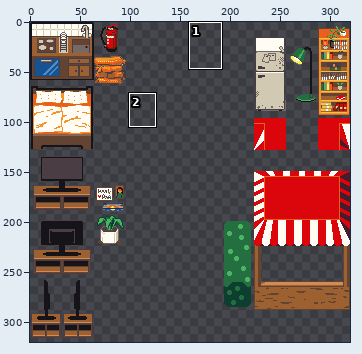
Pixel-art file, stored at godot/res/sprites/tilesets/furniture.aseprite. Above, an overview of the earlier version with the close-up marked.
Close-up. The starting point:
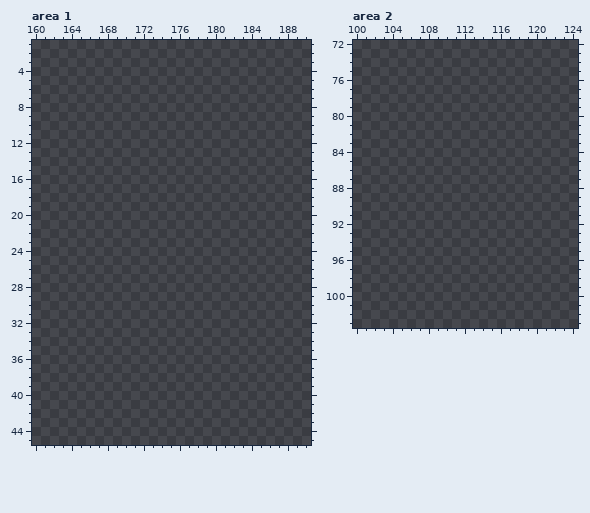
320x320 pixels, 1 frame. Shown: area 1: x 160..190, y 1..45; area 2: x 100..124, y 72..103. The commit also changed other parts of the picture, which this record leaves out.
Now the later version:
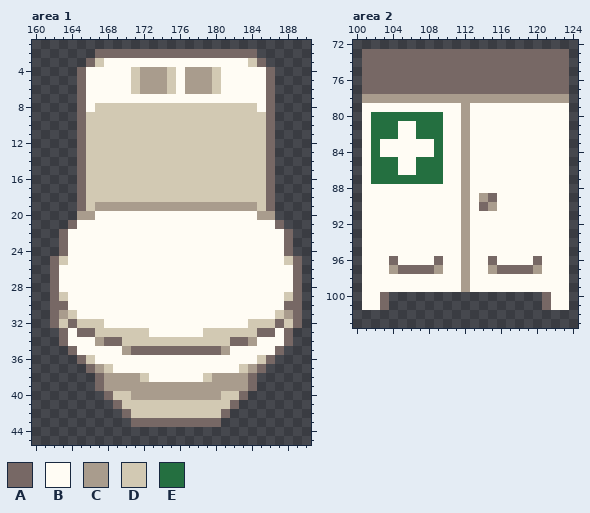
Palette (. is transparent): A #776865  B #fffcf4  C #a99c8d  D #d2c9b3  E #246f40
The exact change:
Area 1, layer "Layer":
y 2: x 167..184 .................. -> AAAAAAAAAAAAAAAAAA
y 3: x 166..185 .................... -> ADBBBBBBBBBBBBBBBBDA
y 4..6: x 165..186 ...................... -> ABBBBBDCCCDBCCCDBBBBBA
y 7: x 165..186 ...................... -> ABBBBBBBBBBBBBBBBBBBBA
y 8: x 165..186 ...................... -> ABDDDDDDDDDDDDDDDDDDBA
y 9..18: x 165..186 ...................... -> ADDDDDDDDDDDDDDDDDDDDA
y 19: x 165..186 ...................... -> ADCCCCCCCCCCCCCCCCCCDA
y 20: x 165..186 ...................... -> CCBBBBBBBBBBBBBBBBBBCC
y 21: x 164..187 ........................ -> ABBBBBBBBBBBBBBBBBBBBBBA
y 22..24: x 163..188 .......................... -> ABBBBBBBBBBBBBBBBBBBBBBBBA
y 25: x 162..189 ............................ -> ADBBBBBBBBBBBBBBBBBBBBBBBBDA
y 26..28: x 162..189 ............................ -> ABBBBBBBBBBBBBBBBBBBBBBBBBBA
y 29: x 162..189 ............................ -> ADBBBBBBBBBBBBBBBBBBBBBBBBDA
y 30: x 162..189 ............................ -> AABBBBBBBBBBBBBBBBBBBBBBBBAA
y 31: x 162..189 ............................ -> ACDBBBBBBBBBBBBBBBBBBBBBBDCA
y 32: x 162..189 ............................ -> ADADDDBBBBBBBBBBBBBBBBDDDADA
y 33: x 163..188 .......................... -> ABAADDDDDDBBBBBBDDDDDDAABA
y 34: x 163..188 .......................... -> ABBBCAADDDDDDDDDDDDAACBBBA
y 35: x 164..187 ........................ -> ABBBBBCAAAAAAAAAACBBBBBA
y 36: x 165..186 ...................... -> ADBBBBBBBBBBBBBBBBBBDA
y 37: x 166..185 .................... -> ACDBBBBBBBBBBBBBBDCA
y 38: x 167..184 .................. -> ACCCCDBBBBBBDCCCCA
y 39: x 167..184 .................. -> ACCCCCCCCCCCCCCCCA
y 40: x 168..183 ................ -> ADDCCCCCCCCCCDDA
y 41: x 169..182 .............. -> ADDDDDDDDDDDDA
y 42: x 170..181 ............ -> ADDDDDDDDDDA
y 43: x 171..180 .......... -> AAAAAAAAAA
Area 2, layer "Layer":
y 73..77: x 101..123 ....................... -> AAAAAAAAAAAAAAAAAAAAAAA
y 78: x 101..123 ....................... -> CCCCCCCCCCCCCCCCCCCCCCC
y 79: x 101..123 ....................... -> BBBBBBBBBBBCBBBBBBBBBBB
y 80: x 101..123 ....................... -> BEEEEEEEEBBCBBBBBBBBBBB
y 81..82: x 101..123 ....................... -> BEEEBBEEEBBCBBBBBBBBBBB
y 83..84: x 101..123 ....................... -> BEBBBBBBEBBCBBBBBBBBBBB
y 85..86: x 101..123 ....................... -> BEEEBBEEEBBCBBBBBBBBBBB
y 87: x 101..123 ....................... -> BEEEEEEEEBBCBBBBBBBBBBB
y 88: x 101..123 ....................... -> BBBBBBBBBBBCBBBBBBBBBBB
y 89: x 101..123 ....................... -> BBBBBBBBBBBCBCABBBBBBBB
y 90: x 101..123 ....................... -> BBBBBBBBBBBCBACBBBBBBBB
y 91..95: x 101..123 ....................... -> BBBBBBBBBBBCBBBBBBBBBBB
y 96: x 101..123 ....................... -> BBBABBBBABBCBBABBBBABBB
y 97: x 101..123 ....................... -> BBBCAAAACBBCBBCAAAACBBB
y 98..99: x 101..123 ....................... -> BBBBBBBBBBBCBBBBBBBBBBB
y 100..101: x 101..103 ... -> BBA; x 121..123 ... -> ABB
Boxes around the changes in both close-ups, in picture pixels (x1, y1, x2, y2):
added: (50, 49, 302, 427)
added: (362, 49, 569, 310)
